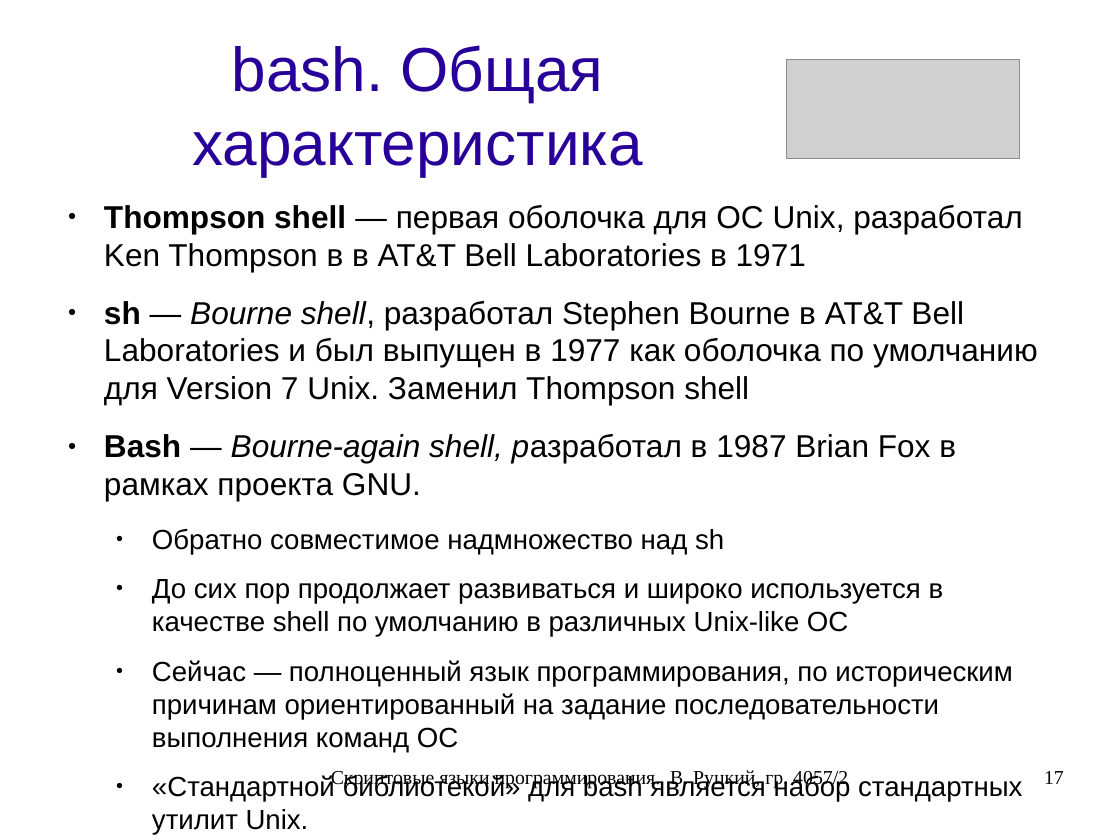
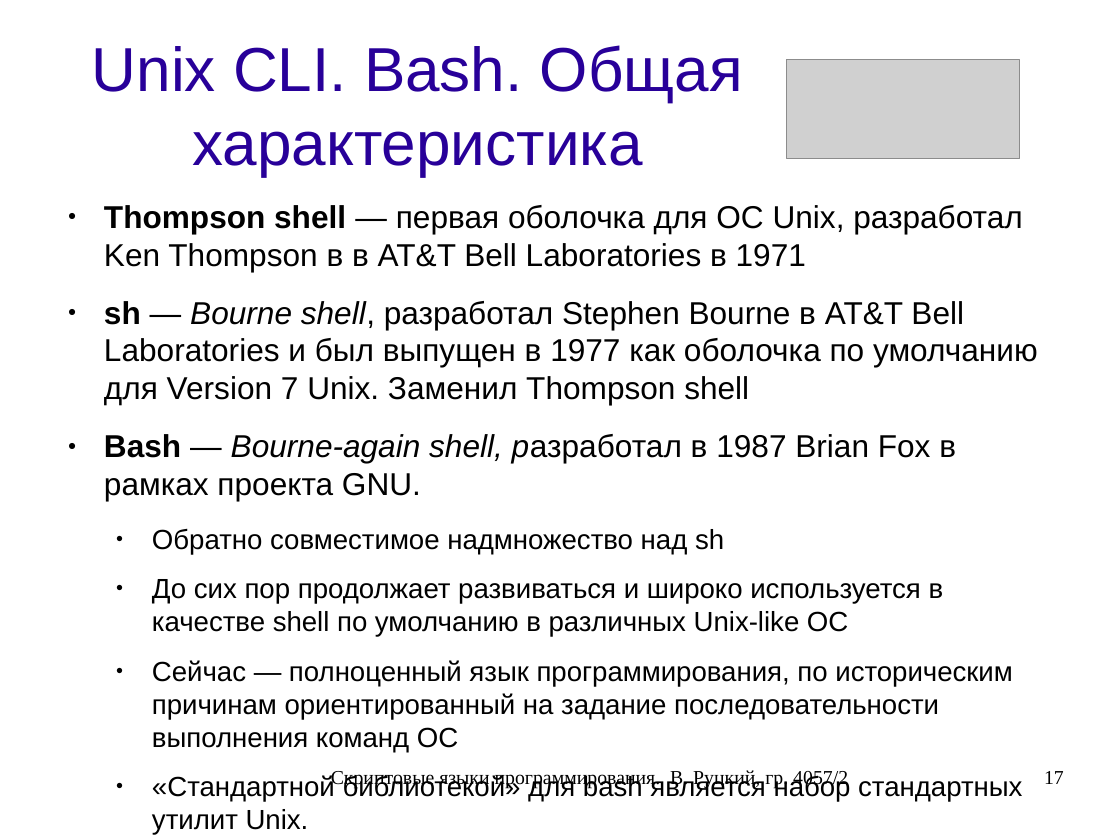
Before and after one commit to rutsky/semester07, a slide deck: slide 17 of Operation_systems/scripting_languages/40572_Rutsky_Scripting_languages.odp. Drawn at 1120x840 pixels with LibreOffice and Linux fonts; fonts in the diff are those of the drawing; grey boxes stand for pictures. Boxes give left, top, right and bottom in pixels: in the first picture for what was removed or moved away, otherwise in the second. Text is boxed around its words. In the diff, an @@ line names an element or a change of style, - is before the commit and + after.

```diff
--- a/Operation_systems/scripting_languages/40572_Rutsky_Scripting_languages.odp
+++ b/Operation_systems/scripting_languages/40572_Rutsky_Scripting_languages.odp
@@ title at <box>92,45,743,177</box>: text changed @@
-bash. Общая характеристика
+Unix CLI. Bash. Общая характеристика
```
Also in this commit, not shown: 2 other slides changed, 1 slide added, 3 slides removed.
